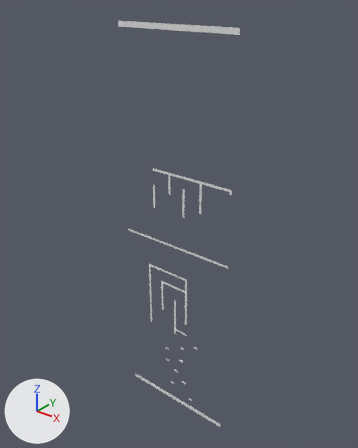
A saved change to the OBJ model Assets/Tiled2Unity/Meshes/level3-2 template.obj.
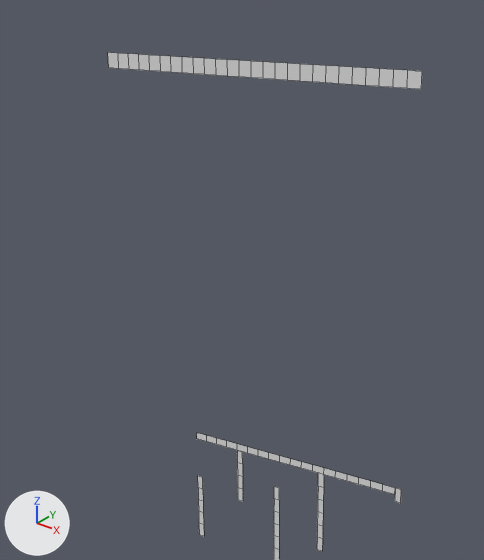
Each version is shown whole from a 50 mm camera at (67.7, -110.4, 9.8) aimed at (-23.2, 3.3, -60.7), then close up on the part from 21% to 74% of the width and 0% to 49% of the height. Arrows for +X, +Y and +Z are at lower left; the lights stay in place. The close-ups show mesh edges as thin lines. Where no turn or scale is listed for an object, it has been applied to the vertices.

In view in the first close-up: 'level3-2 template'.
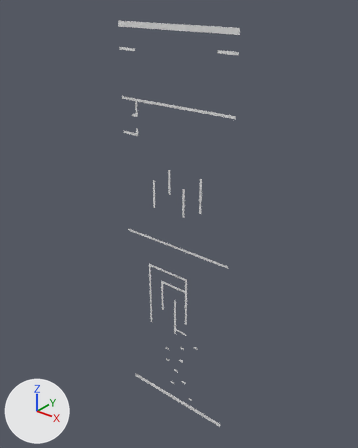
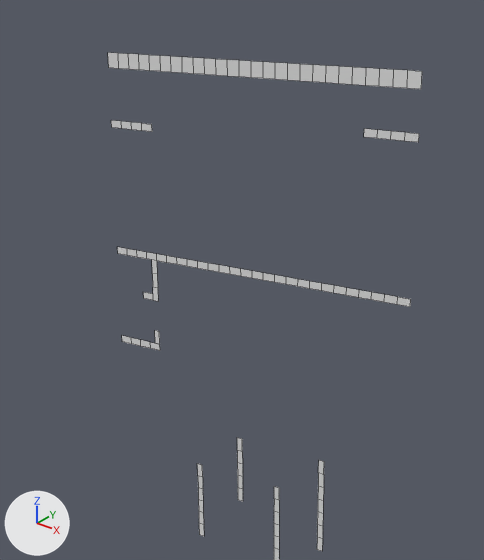
Location of each change, (x1, y1, x2, y2) in pixels of the close-ups (484 x 560 px):
part 1 of me_level3_2_template, added: after (118, 247, 411, 307)
part 2 of me_level3_2_template, added: after (122, 330, 160, 351)
part 3 of me_level3_2_template, cut back: before (197, 433, 401, 503); after (197, 438, 324, 477)
part 4 of me_level3_2_template, added: after (111, 120, 419, 142)

What changed in the scene script:
```text
Change me_level3_2_template:
    used by ob_level3_2_template; location = (0.0, 0.0, 0.0)
    verts and faces of me_level3_2_template; kept vertices keep their numbers, new ones are numbered from 421
    remove me_level3_2_template.from_pydata(...)  # 421 vertices, 189 faces; spans x -43.2..-1.6, y 0.0, z -134.4..0.0
    add me_level3_2_template.from_pydata(...)  # 485 vertices, 216 faces; spans x -43.2..-1.6, y 0.0, z -134.4..0.0
    me_level3_2_template part 1: a new loose piece of 64 vertices spanning x -43.2..-1.6, y 0.0, z -27.2..-21.6
    me_level3_2_template part 2: a new loose piece of 13 vertices spanning x -43.2..-36.8, y 0.0, z -33.2..-30.8
    me_level3_2_template part 3
    39 vertices are removed from x -31.2..-1.6, y 0.0, z -44.0..-42.4
    19 faces are deleted
    6 new vertices lie (0.0, 0.0, 1.6) away from vertices in x -31.2..-12.0, y 0.0, z -48.0..-43.2
    3 new faces join them
    me_level3_2_template part 4
    add verts[427] = (-1.6, 0.0, -6.4)  # pixel (418, 142)
    add verts[428] = (-3.2, 0.0, -6.4)  # pixel (404, 141)
    add verts[429] = (-4.8, 0.0, -6.4)  # pixel (390, 139)
    add verts[430] = (-6.4, 0.0, -6.4)  # pixel (377, 138)
    add verts[431] = (-8.0, 0.0, -6.4)  # pixel (363, 137)
    add verts[432] = (-36.8, 0.0, -8.0)  # pixel (152, 131)
    add verts[433] = (-38.4, 0.0, -8.0)  # pixel (141, 130)
    add verts[434] = (-40.0, 0.0, -8.0)  # pixel (131, 129)
    add verts[435] = (-41.6, 0.0, -8.0)  # pixel (121, 128)
    add verts[436] = (-43.2, 0.0, -8.0)  # pixel (111, 127)
    add for new, old in zip([*range(437, 447)], [*range(427, 437)]): verts[new] = verts[old] + (0.0, 0.0, 0.8)
    add faces += [(427, 428, 438, 437), (428, 429, 439, 438), (429, 430, 440, 439), (430, 431, 441, 440), (432, 433, 443, 442), (433, 434, 444, 443)]
    add faces += [(434, 435, 445, 444), (435, 436, 446, 445)]
```
